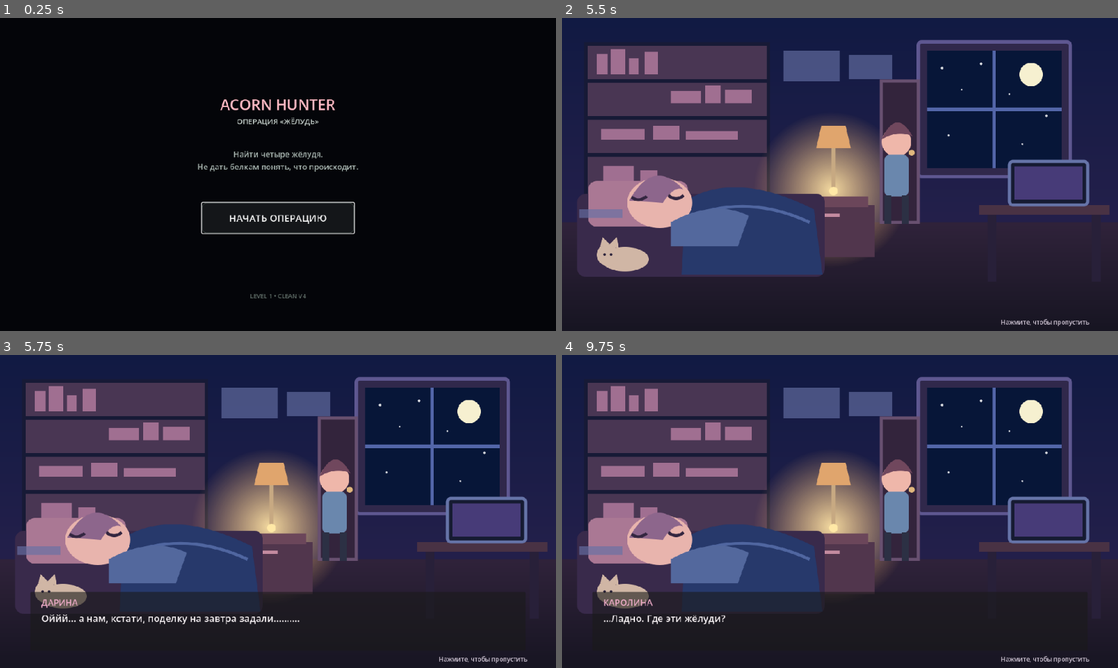
Above: before the commit, frames 1-4 (two rows, left to right).
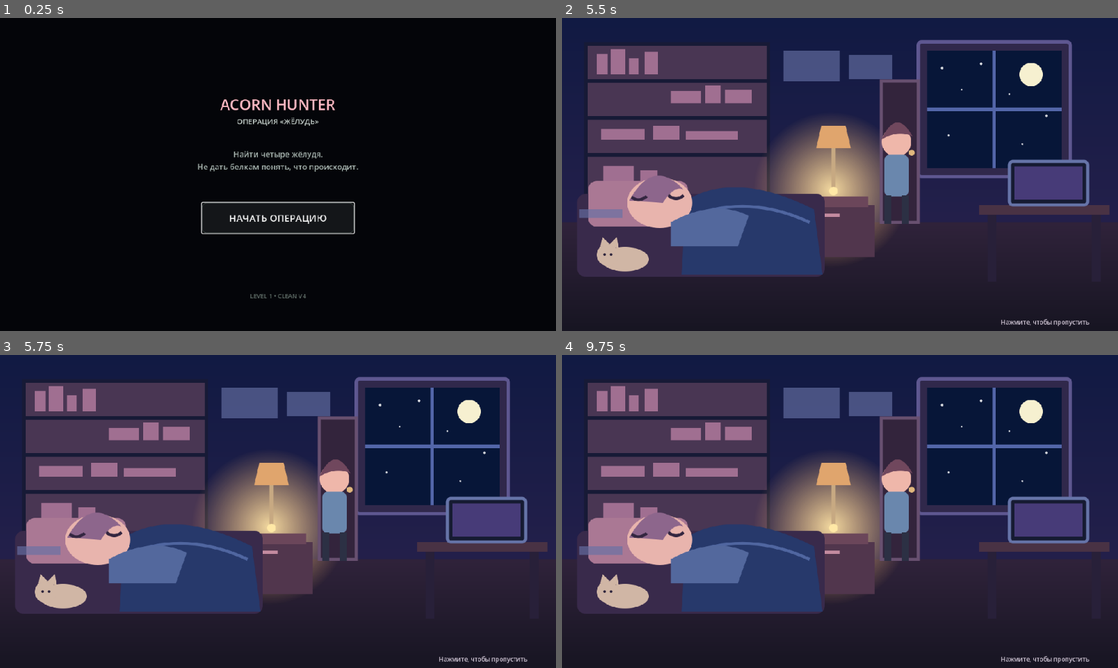
Above: after the commit, the same moments.

Repository: masterofmagic234/Arkon
Game: Godot game, scene res://menu.tscn
Same seed, same stepped clock (60 frames per second), same inputs: the game is played once before the commit and once after it.
Inputs (mouse positions are in pixels of both pictures, inside the frame that each line leads up to):
- Up to frame 1 (0.25 s): no input
- Up to frame 2 (5.5 s): click "НАЧАТЬ ОПЕРАЦИЮ" at 0.5 s; tap Enter at 1.25, 2.75, 4.25 s; move the mouse to (962, 158) at 1.27 s; click (962, 158) at 1.42 s; tap Space at 2, 3.5, 5 s; drag from (728, 190) to (812, 237) at 2.02 s; move the mouse to (895, 105) at 2.77 s; click (895, 105) at 2.92 s; drag from (812, 237) to (673, 127) at 3.52 s; move the mouse to (1006, 221) at 4.27 s; click (1006, 221) at 4.42 s; drag from (673, 127) to (756, 96) at 5.02 s
- Up to frame 3 (5.75 s): no input
- Up to frame 4 (9.75 s): move the mouse to (867, 511) at 5.77 s; click (867, 511) at 5.92 s; drag from (756, 433) to (728, 527) at 6.52 s; move the mouse to (962, 495) at 7.27 s; click (962, 495) at 7.42 s; drag from (728, 527) to (812, 574) at 8.02 s; move the mouse to (895, 442) at 8.77 s; click (895, 442) at 8.92 s; drag from (812, 574) to (673, 464) at 9.52 s

Frames 1-2 are identical in both runs. In frame 3, 3.4% of the frame differs, in the area x 5-57%, y 75-86%; in frame 4, 3.2%.
Error before the commit: Invalid assignment of property or key 'visible' with value of type 'bool' on a base object of type 'null instance'. (res://scripts/intro_cutscene.gd:8)
Error after the commit: Parse Error: Cannot infer the type of "zoom" variable because the value doesn't have a set type. (res://scripts/intro_cutscene.gd:24)

Commit message:
Animate illustrated opening cutscene

Diff:
--- a/scripts/intro_cutscene.gd
+++ b/scripts/intro_cutscene.gd
@@ -1,34 +1,40 @@
 extends Control
 
+const INTRO_DURATION := 14.0
 var elapsed := 0.0
 var finished := false
 
+@onready var room: TextureRect = $Room
+@onready var dialogue: Panel = $Dialogue
+@onready var fade: ColorRect = $Fade
+@onready var prompt: Label = $Prompt
+
 func _ready() -> void:
-    $Dialogue.visible = false
-    $Darina.visible = false
-    $Carolina.position = Vector2(390, 410)
+    dialogue.modulate.a = 0.0
+    prompt.modulate.a = 0.0
+    fade.color.a = 1.0
+    var intro := create_tween()
+    intro.tween_property(fade, "color:a", 0.0, 1.2)
+    intro.parallel().tween_property(prompt, "modulate:a", 0.75, 1.0)
 
 func _process(delta: float) -> void:
     if finished:
         return
     elapsed += delta
-    if elapsed >= 3.0 and elapsed < 4.0:
-        $Darina.visible = true
-    if elapsed >= 5.0 and elapsed < 6.0:
-        $Dialogue.visible = true
-        $Dialogue/Speaker.text = "ДАРИНА"
-        $Dialogue/Text.text = "Оййй... а нам, кстати, поделку на завтра задали.........."
-    if elapsed >= 9.0 and elapsed < 10.0:
-        $Dialogue/Speaker.text = "КАРОЛИНА"
-        $Dialogue/Text.text = "...Ладно. Где эти жёлуди?"
-        $Carolina.position = Vector2(425, 365)
-    if elapsed >= 12.0:
+    var zoom := 1.0 + min(elapsed / INTRO_DURATION, 1.0) * 0.035
+    room.scale = Vector2(zoom, zoom)
+    room.position = Vector2(-640.0, -360.0) * (zoom - 1.0)
+    if elapsed >= 4.0 and elapsed < 11.5:
+        dialogue.modulate.a = clamp((elapsed - 4.0) / 0.7, 0.0, 1.0)
+    elif elapsed >= 11.5:
+        dialogue.modulate.a = 0.0
+    if elapsed >= INTRO_DURATION:
         _start_game()
 
 func _unhandled_input(event: InputEvent) -> void:
-    if event is InputEventScreenTouch and event.pressed and elapsed > 1.0:
+    if event is InputEventScreenTouch and event.pressed and elapsed > 1.5:
         _start_game()
-    elif event is InputEventMouseButton and event.pressed and elapsed > 1.0:
+    elif event is InputEventMouseButton and event.pressed and elapsed > 1.5:
         _start_game()
     elif event is InputEventKey and event.pressed and event.keycode == KEY_ESCAPE:
         _start_game()
@@ -38,5 +44,5 @@
         return
     finished = true
     var tween := create_tween()
-    tween.tween_property($Fade, "color:a", 1.0, 0.7)
+    tween.tween_property(fade, "color:a", 1.0, 0.9)
     tween.tween_callback(func(): get_tree().change_scene_to_file("res://game.tscn"))
